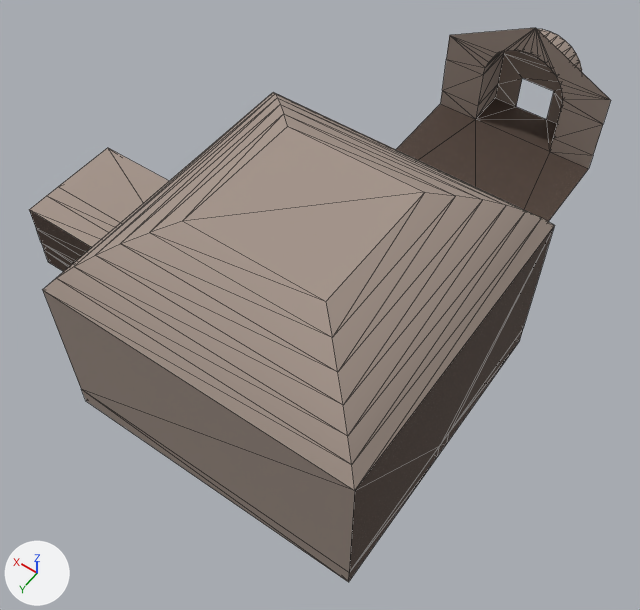
The FBX model Magic Library/Assets/Assets/Art/Meshes/RoomMesh.FBX, before and after one commit.
One viewpoint serves both versions: a 50 mm camera at (-34.6, 108.0, 85.9) aimed at (3.9, 54.1, 1.2). Lighting does not change. The marker at lower left points along +X, +Y and +Z. Mesh edges are drawn as thin lines. Where no turn or scale is listed for an object, it has been applied to the vertices. Vertices at the same position are counted once.

Names of what the first picture shows: 'RoomMesh'.
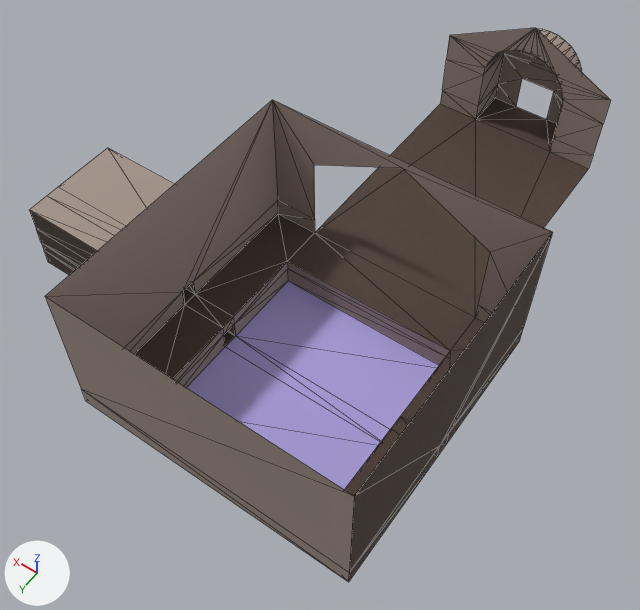
Pixel boxes [x1, y1, x2, y2] of what changed, in the pictures (640 x 610 px):
part 1 of me_mesh, cut back: before [43, 92, 555, 511]; after [45, 100, 552, 511]
part 2 of me_mesh, surface changed: before [60, 55, 565, 420]; after [60, 55, 565, 496]

What changed in the scene script:
```text
Change me_mesh:
    used by ob_roommesh; location = (0.0, 0.0, 0.0)
    remove me_mesh.from_pydata(...)  # 172 vertices, 324 faces; spans x -18.0..40.0, y 6.0..80.0, z -4.0..27.0
    add me_mesh.from_pydata(...)  # 148 vertices, 274 faces; spans x -18.0..40.0, y 6.0..80.0, z -4.0..19.0
    me_mesh part 1
    24 vertices are removed from x -16.9..16.9, y 45.1..78.9, z 21.4..27.0
    50 faces are deleted
    4 vertices in x -18.0..18.0, y 44.0..80.0, z 20.0 move by (0.0, 0.0, -1.0)
    me_mesh part 2: 274 kept faces spanning x -18.0..40.0, y 6.0..80.0, z -4.0..19.0 get new texture (UV) coordinates
```
